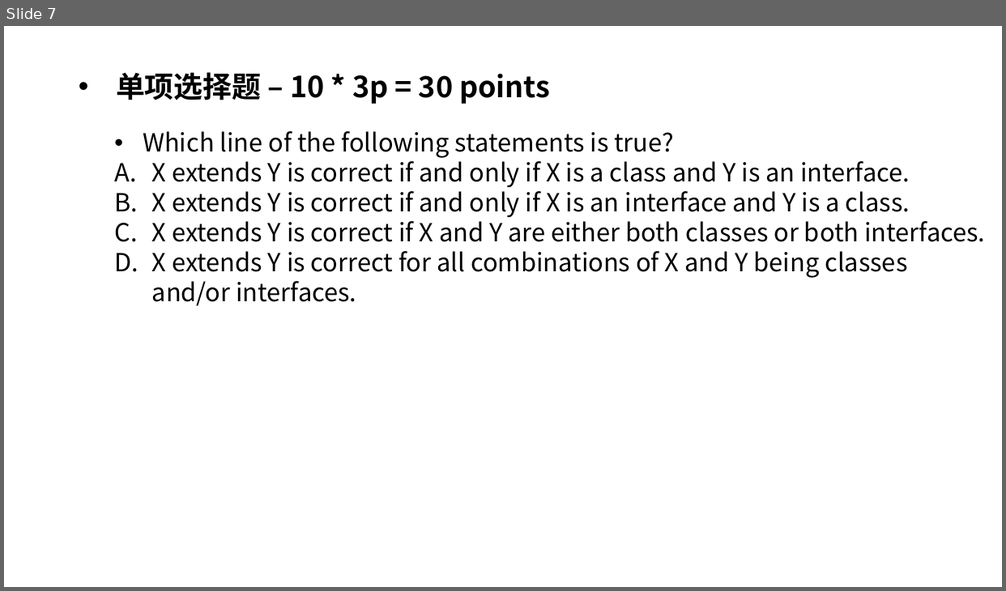
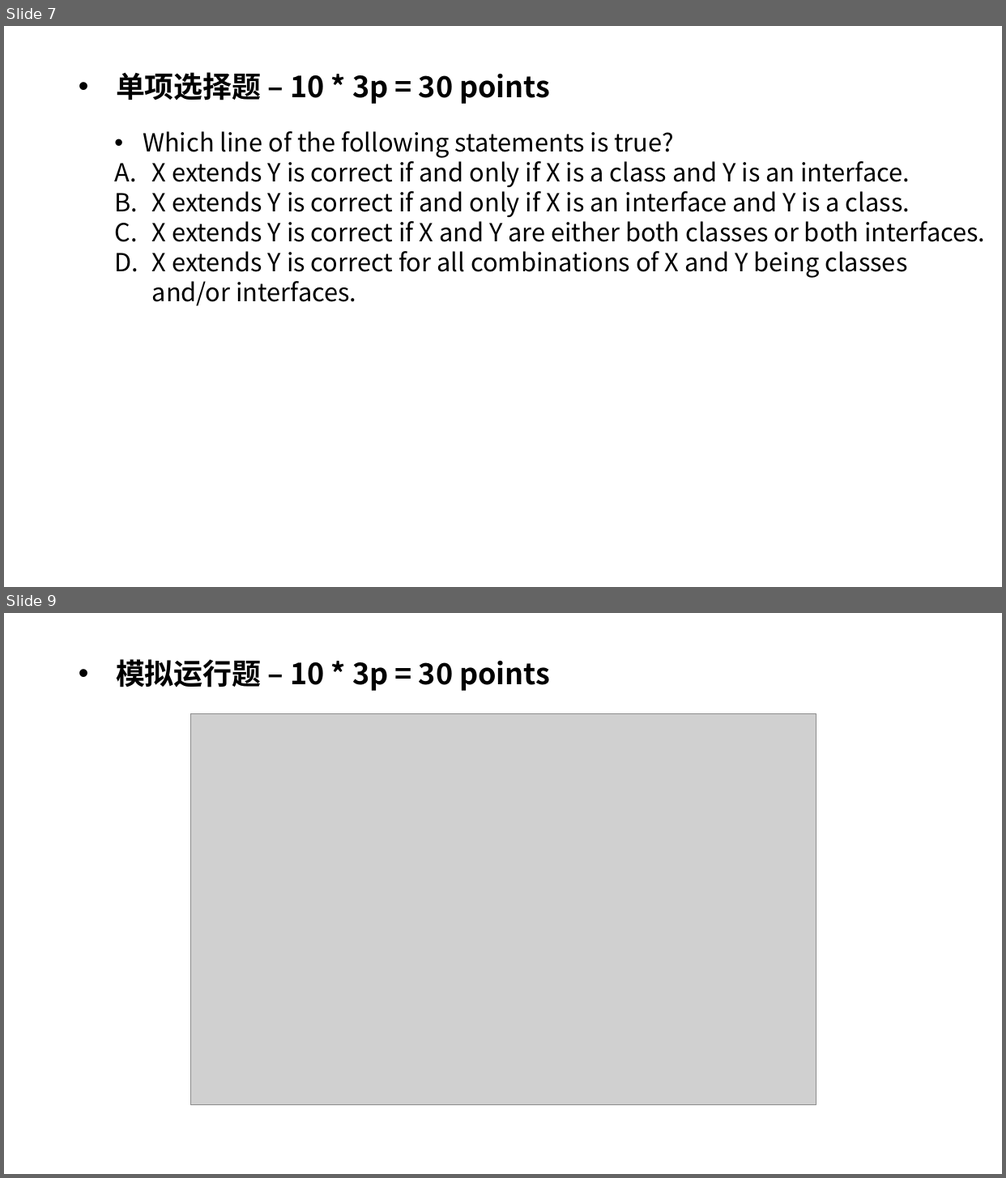
Before and after one commit to Ray0v0/CS109_Teaching, a slide deck: ppt/Java期末复习.pptx. Shown one above the other, each under a label of ours: slide 7 before the commit, slides 7 and 9 after it; the slides between them are not shown. The pictures are 1006x591 and 1006x1178 pixels, drawn with LibreOffice and Linux fonts; fonts in the diff are those of the drawing; grey boxes stand for pictures. Boxes give left, top, right and bottom in pixels: in the first picture for what was removed or moved away, otherwise in the second. Text is boxed around its words. In the diff, an @@ line names an element or a change of style, - is before the commit and + after.

```diff
--- a/ppt/Java期末复习.pptx
+++ b/ppt/Java期末复习.pptx
@@ slide 9 added at <box>4,613,1002,1174</box>, background #FFFFFF @@
@@ text added at <box>116,659,550,691</box>, 28 pt, text #000000, bold @@
+• 模拟运行题 – 10 * 3p = 30 points
@@ picture added at <box>190,713,816,1105</box> @@
```
Also in this commit, not shown: 1 slide changed, 6 other slides added, 1 other file.
